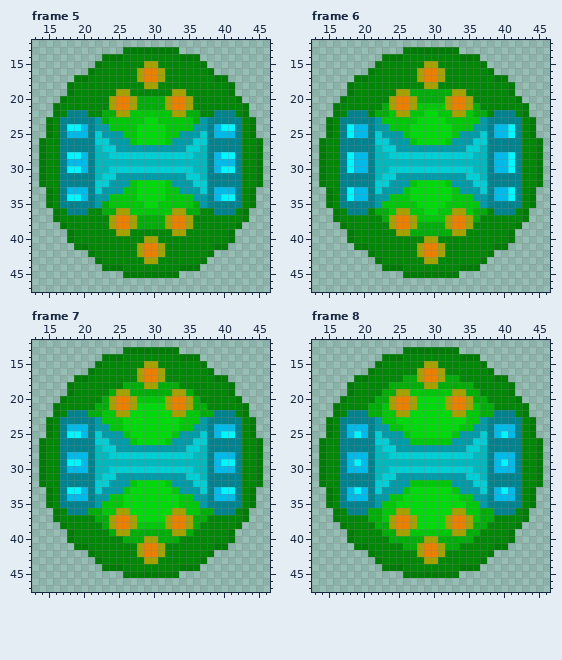
Two versions of one pixel-art file, raw assets/ragnarok_capsule.aseprite. The first picture shows the starting point.
60x60 pixels, 15 frames. Shown: frame 5: x 13..46, y 12..47; frame 6: x 13..46, y 12..47; frame 7: x 13..46, y 12..47; frame 8: x 13..46, y 12..47. The commit also changed other frames, which this record leaves out.
After:
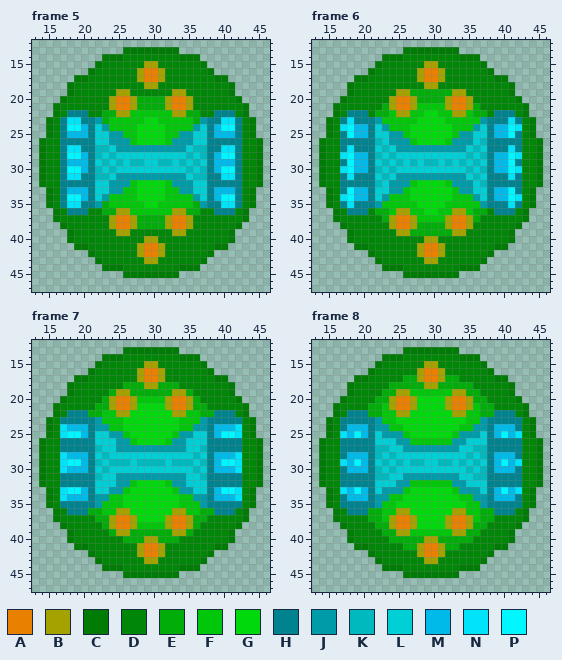
Palette (. is transparent): A #e98000  B #a5a200  C #007c06  D #008707  E #00ad09  F #00c70a  G #00d90b  H #00838e  J #009ba9  K #00b9bf  L #00cfd6  M #00bae9  N #00e3f8  P #00f7ff
The commit says: no more anims for tonight (and possibly tomorrow)
Difference:
Changed rows in their new state; - is an unchanged pixel.
Frame 5, layers "primer_caps", "energy_current", "container":
first column x 18:
23 NN--------------------NN
24 ----L--------------L----
25 -----L------------L-----
27 NN---K------------K---NN
28 -----LK----------KL-----
29 ----L-L-L--LL--L-L-L----
30 -----LK----------KL-----
31 NN---K------------K---NN
33 -----L------------L-----
34 ----L--------------L----
35 NN--------------------NN
Frame 6, layers "primer_caps", "energy_current", "container":
first column x 17:
23 -N----------------------N-
24 N----L--------------L----N
25 ------L------------L------
26 -----K--------------K-----
27 -N---LK------------KL---N-
28 N-----LK----------KL-----N
29 -----L-L-L-L--L-L-L-L-----
30 N-----LK----------KL-----N
31 -N---LK------------KL---N-
32 -----K--------------K-----
33 ------L------------L------
34 N----L--------------L----N
35 -N----------------------N-
Frame 7, layers "primer_caps", "energy_current", "container":
first column x 17:
24 N------------------------N
25 N-----L------------L-----N
26 -------L----------L-------
28 N----L--------------L----N
29 N-----L---L----L---L-----N
30 N----L--------------L----N
32 -------L----------L-------
33 N-----L------------L-----N
34 N------------------------N
Frame 8, layers "primer_caps", "energy_current", "container":
first column x 17:
25 N------------------------N
26 -------L----------L-------
27 ------K-L--------L-K------
28 ------LK----------KL------
29 N----L-L-L--LL--L-L-L----N
30 ------LK----------KL------
31 ------K-L--------L-K------
32 -------L----------L-------
33 N------------------------N
